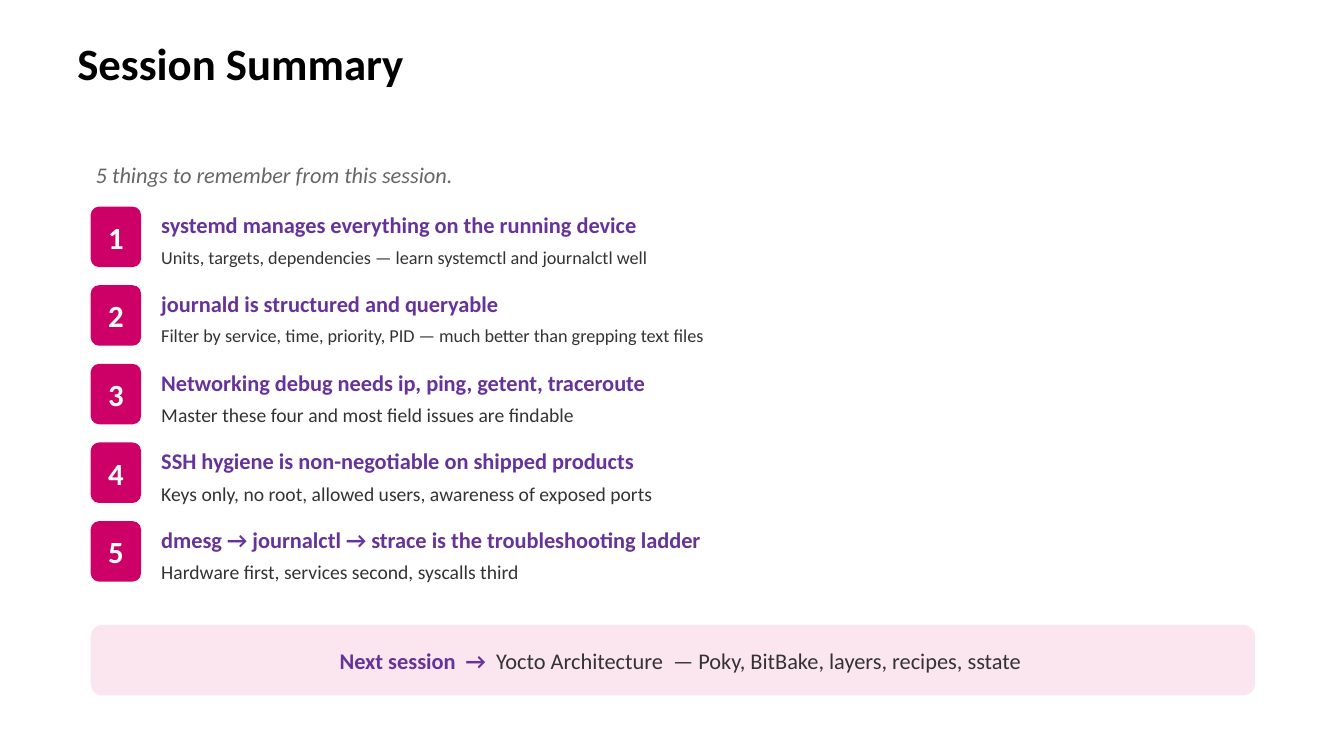
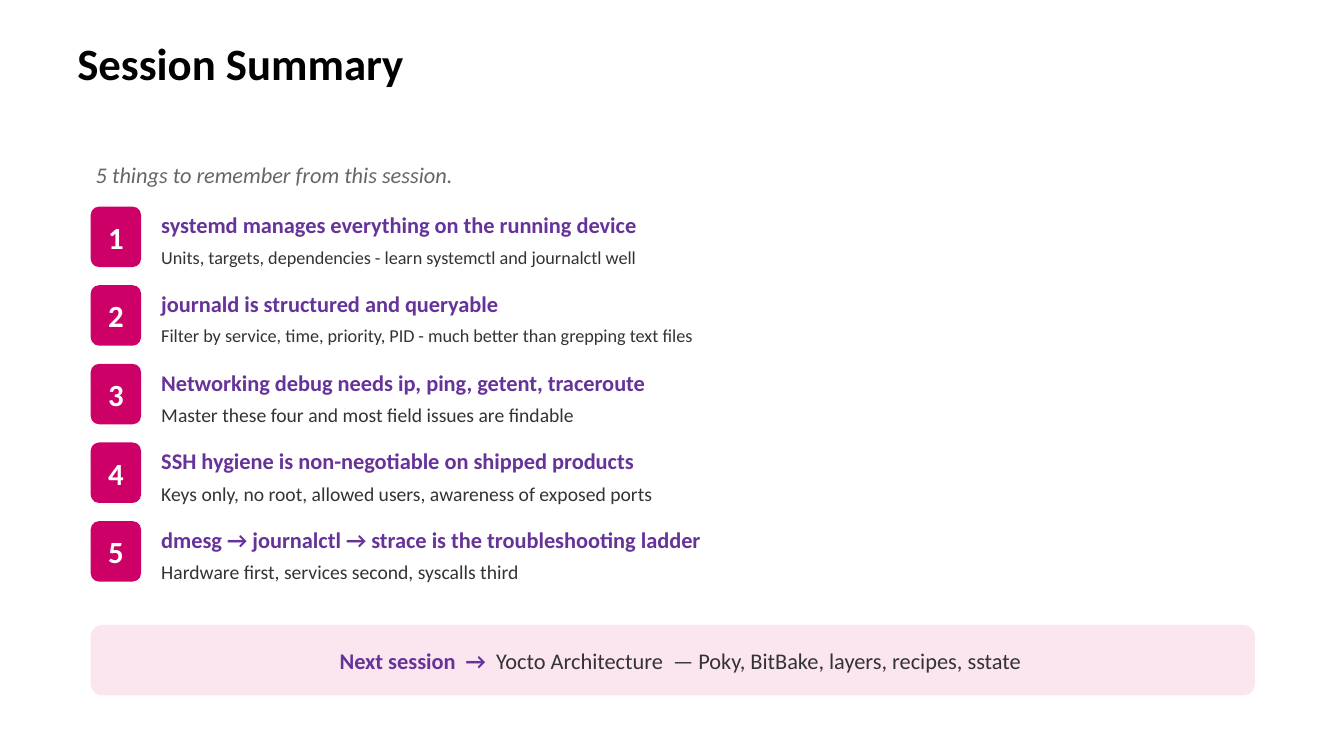
Before and after one commit to EmertxeInfoTech/Allegion-Training-Materials, a slide deck: slide 8 of yocto_training_all_session_decks/session_decks/D1S3_Linux_Fundamentals_Part2.pptx. Drawn at 1344x756 pixels with LibreOffice and Linux fonts; fonts in the diff are those of the drawing; background and template pictures are left out. Boxes give left, top, right and bottom in pixels: in the first picture for what was removed or moved away, otherwise in the second. Text is boxed around its words. In the diff, an @@ line names an element or a change of style, - is before the commit and + after.

```diff
--- a/yocto_training_all_session_decks/session_decks/D1S3_Linux_Fundamentals_Part2.pptx
+++ b/yocto_training_all_session_decks/session_decks/D1S3_Linux_Fundamentals_Part2.pptx
@@ text at bbox=[161, 251, 636, 267]: text changed @@
-Units, targets, dependencies — learn systemctl and journalctl well
+Units, targets, dependencies - learn systemctl and journalctl well
@@ text at bbox=[161, 329, 693, 345]: text changed @@
-Filter by service, time, priority, PID — much better than grepping text files
+Filter by service, time, priority, PID - much better than grepping text files
```
Also in this commit, not shown: 5 other slides changed, 12 other files.
